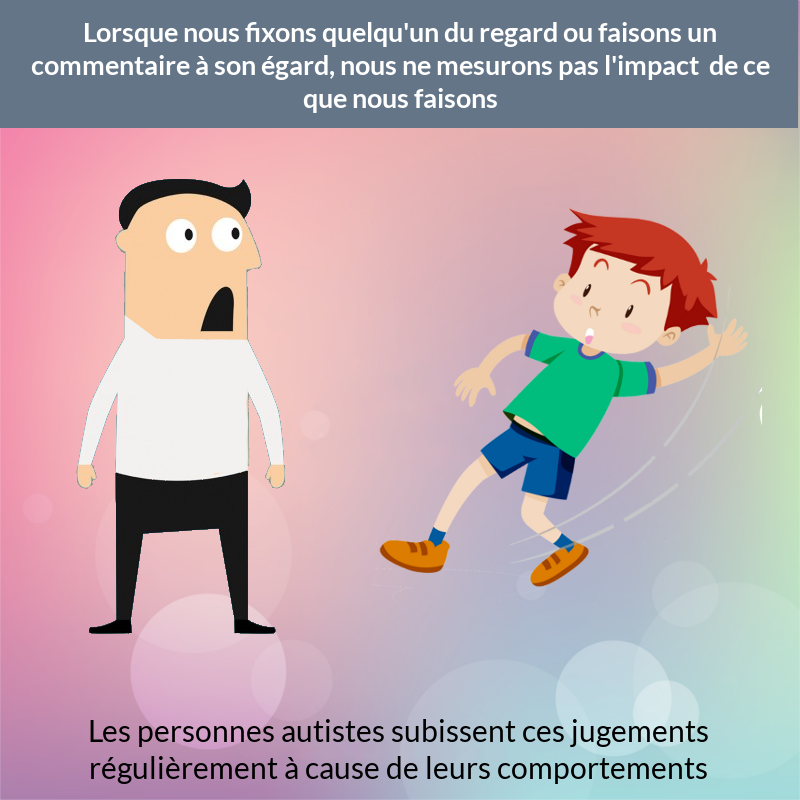
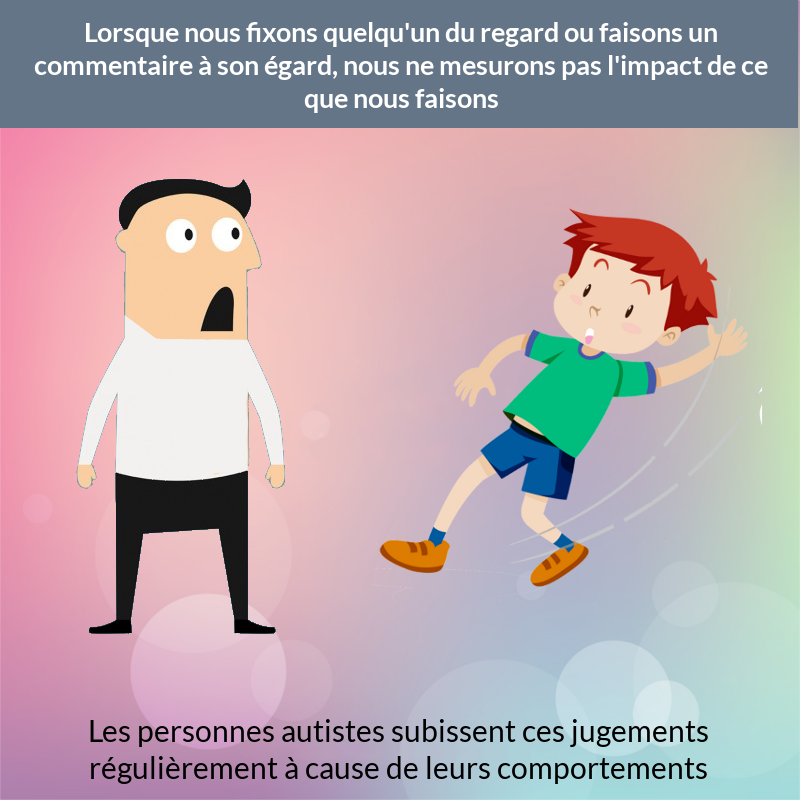
Layers edited between the first and the second 800 × 800 image:
painted on "Lorsque nous fixons quelqu'un ..." over [31, 22, 770, 113]
